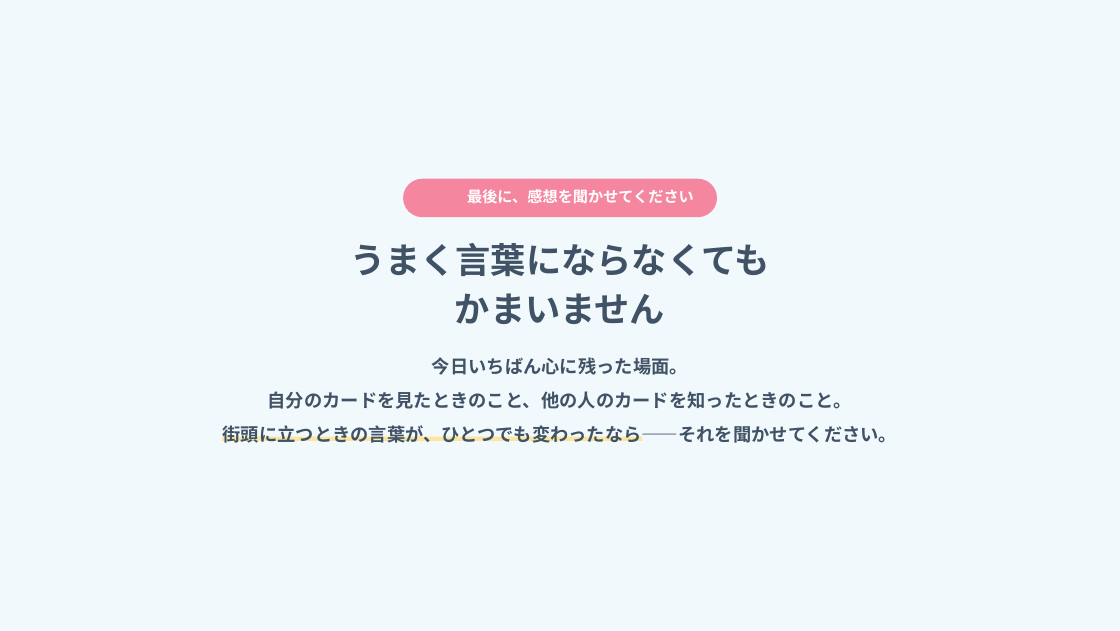
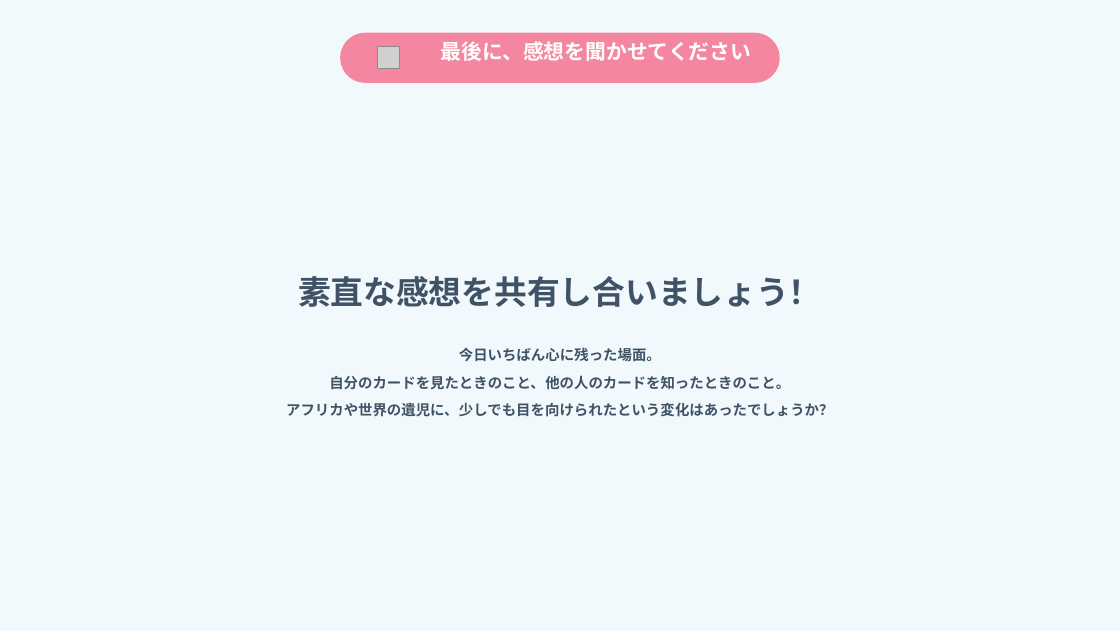
Before and after one commit to arico1101/door-world-short-online, a slide deck: slide 20 of slides.pptx (slide 27 before the commit). Drawn at 1120x631 pixels with LibreOffice and Linux fonts; fonts in the diff are those of the drawing; grey boxes stand for pictures; background and template pictures are left out. Boxes give left, top, right and bottom in pixels: in the first picture for what was removed or moved away, otherwise in the second. Text is boxed around its words. In the diff, an @@ line names an element or a change of style, - is before the commit and + after.

```diff
--- a/slides.pptx
+++ b/slides.pptx
@@ rounded rectangle resized from (x1=403, y1=178, x2=718, y2=217) to (x1=340, y1=33, x2=780, y2=83) @@
@@ picture added at (x1=377, y1=47, x2=399, y2=69) @@
@@ text "最後に、感想を聞かせてください" moved from (x1=467, y1=189, x2=694, y2=204) to (x1=441, y1=41, x2=751, y2=61) @@
@@ text "最後に、感想を聞かせてください" at (x1=441, y1=41, x2=751, y2=61): size 14.6 to 20 pt; line spacing 26.2pt to 30.1pt @@
@@ text removed at (x1=350, y1=243, x2=770, y2=324) @@
-うまく言葉にならなくても
-かまいません
@@ text added at (x1=298, y1=276, x2=822, y2=307), 31.6 pt, text #3F5266, bold @@
+素直な感想を共有し合いましょう！
@@ text "今日いちばん心に残った場面。" moved from (x1=223, y1=357, x2=898, y2=443) to (x1=286, y1=347, x2=833, y2=417) @@
@@ text at (x1=329, y1=347, x2=790, y2=390): size 17.6 to 14 pt in "今日いちばん心に残った場面。", "自分のカードを見たときのこと、他の人のカードを知ったときのこと。"; line spacing 32.6pt to 26.5pt @@
@@ text at (x1=286, y1=402, x2=833, y2=417): text changed; size 17.6 to 14 pt @@
-街頭に立つときの言葉が、ひとつでも変わったなら——それを聞かせてください。
+アフリカや世界の遺児に、少しでも目を向けられたという変化はあったでしょうか？
@@ rectangle removed at (x1=222, y1=436, x2=642, y2=441) @@
```
Also in this commit, not shown: 12 other slides changed, 9 slides added, 15 slides removed, 11 other files.
